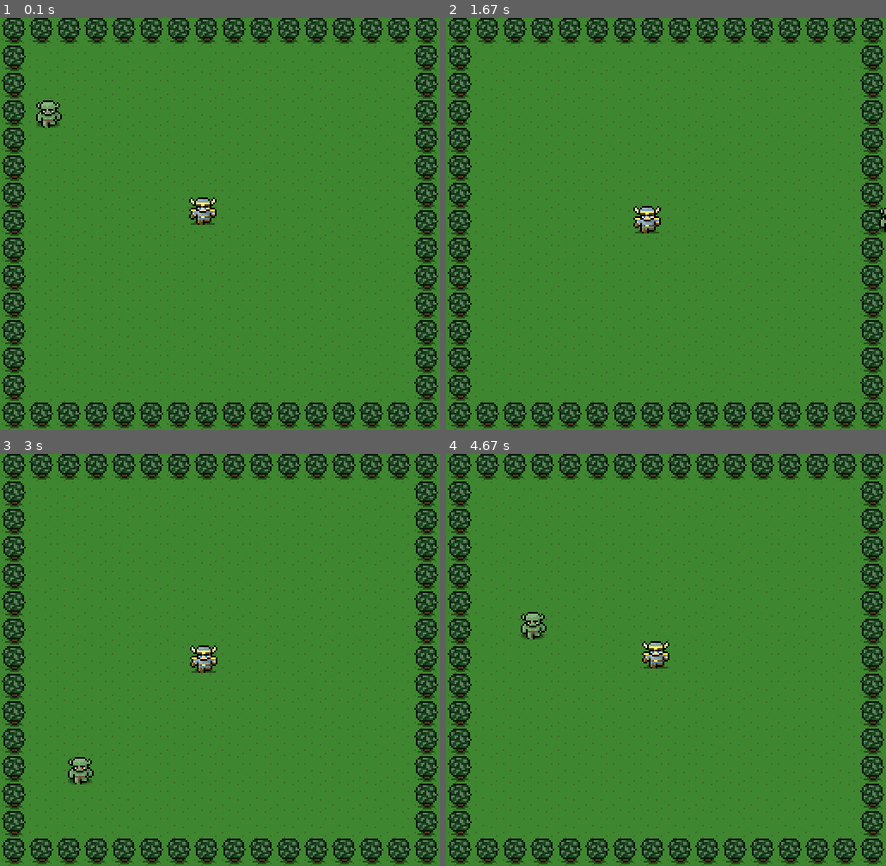
Above: before the commit, frames 1-4 (two rows, left to right).
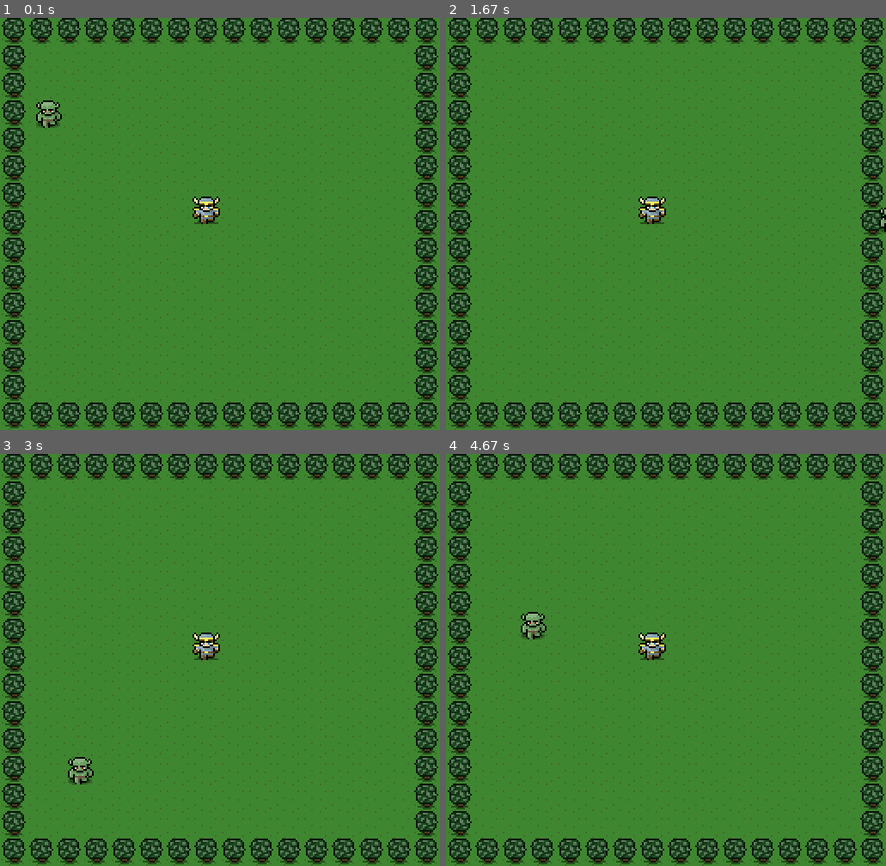
Above: after the commit, the same moments.

Repository: Kllicks/MyPyGame1
Game: pygame game, started from game.py
Same seed, same stepped clock (60 frames per second), same inputs: the game is played once before the commit and once after it.
Inputs:
- Up to frame 1 (0.1 s): no input
- Up to frame 2 (1.67 s): hold Right 0.33-0.8 s; hold Up 0.83-1.3 s
- Up to frame 3 (3 s): hold Left 1.83-2.37 s; hold Down 2.4-2.87 s
- Up to frame 4 (4.67 s): no input

The runs differ from the first frame. In frame 1, 0.3% of the frame differs, in the area x 42-50%, y 43-51%; in frame 2, 0.5%; in frame 3, 0.5%, in the area x 43-50%, y 43-54%; in frame 4, 0.5%.

Commit message:
adds attemp at adding keyboard movement

Diff:
--- a/game.py
+++ b/game.py
@@ -14,23 +14,23 @@
     def __init__(self, x, y):
         self.x = x
         self.y = y
-        self.speed_x = random.randint(-1, 1)
-        self.speed_y = random.randint(-1, 1)
+        self.speed_x = 0
+        self.speed_y = 0
         self.radius = 36
         self.image = pygame.image.load('images/hero.png').convert_alpha()
+        # self.move = [pygame.K_LEFT, pygame.K_RIGHT, pygame.K_UP, pygame.K_DOWN]
 
-
-    def update(self, width, height):
-        self.x += random.randint(-1, 1)
-        self.y += random.randint(-1, 1)
-        if self.x + self.radius > (width - self.radius):
-            self.speed_x = random.randint(-1 , 0)
-        if self.y + self.radius > (height - self.radius):
-            self.speed_y = random.randint(-1 , 0)
-        if self.x - self.radius < 0:
-            self.speed_x = random.randint(0 , 1)
-        if self.y - self.radius < 0:
-            self.speed_y = random.randint(0 , 1)
+    # def update(self, width, height):
+    #     self.x += random.randint(-1, 1)
+    #     self.y += random.randint(-1, 1)
+    #     if self.x + self.radius > (width - self.radius):
+    #         self.speed_x = random.randint(-1 , 0)
+    #     if self.y + self.radius > (height - self.radius):
+    #         self.speed_y = random.randint(-1 , 0)
+    #     if self.x - self.radius < 0:
+    #         self.speed_x = random.randint(0 , 1)
+    #     if self.y - self.radius < 0:
+    #         self.speed_y = random.randint(0 , 1)
 
 def main():
     width = 512
@@ -44,7 +44,6 @@
     hero = Hero(224, 208)
     # Game initialization
     background_image = pygame.image.load('images/background.png').convert_alpha()
-    # hero_image = pygame.image.load('images/hero.png').convert_alpha()
     hero.image
     monster_image = pygame.image.load('images/monster.png').convert_alpha()
     monster_x = 36
@@ -54,7 +53,28 @@
         for event in pygame.event.get():
 
             # Event handling
-
+            if event.type == pygame.KEYDOWN:
+                # activate the cooresponding speeds
+                # when an arrow key is pressed down
+                if event.key == pygame.K_DOWN:
+                    hero.speed_y = 5
+                elif event.key == pygame.K_UP:
+                    hero.speed_y = -5
+                elif event.key == pygame.K_LEFT:
+                    hero.speed_x = -5
+                elif event.key == pygame.K_RIGHT:
+                    hero.speed_x = 5
+            if event.type == pygame.KEYUP:
+                # deactivate the cooresponding speeds
+                # when an arrow key is released
+                if event.key == pygame.K_DOWN:
+                    hero.speed_y = 0
+                elif event.key == pygame.K_UP:
+                    hero.speed_y = 0
+                elif event.key == pygame.K_LEFT:
+                    hero.speed_x = 0
+                elif event.key == pygame.K_RIGHT:
+                    hero.speed_x = 0
             if event.type == pygame.QUIT:
                 stop_game = True
 
@@ -62,7 +82,8 @@
         # Game logic
         monster_x += random.randint(-20, 20)
         monster_y += random.randint(-20,20)
-        hero.update(width, height)
+        # hero.update(width, height)
+        # hero.move
         if monster_x > width:
             monster_x = 0
         if monster_x < 0:
